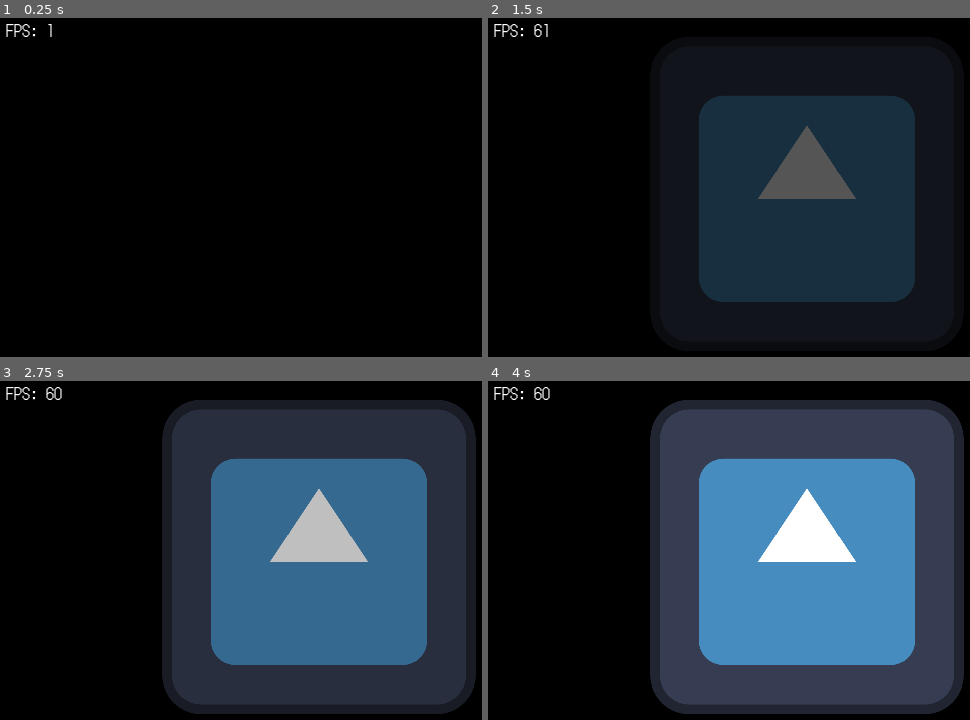
Above: before the commit, frames 1-4 (two rows, left to right).
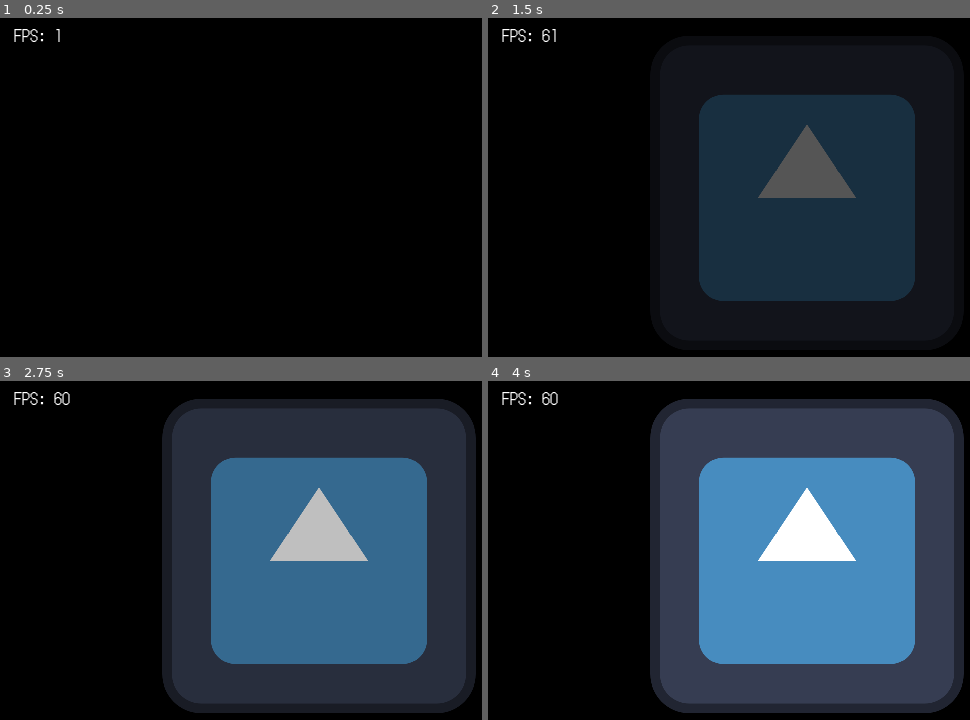
Above: after the commit, the same moments.

Repository: fitafunsoftware/project-fff
Game: Godot game, scene res://scenes/main_game.tscn
Same seed, same stepped clock (60 frames per second), same inputs: the game is played once before the commit and once after it. The engine's default icon, where the game draws it, is replaced by a stand-in: a white triangle on a blue panel in a dark square.
Inputs:
- Up to frame 1 (0.25 s): no input
- Up to frame 2 (1.5 s): tap Enter (start) at 0.5 s; hold D (dpright) 0.53-1.28 s; tap K (a) at 0.6, 1.35 s; hold Backspace (back) from 1.28 s (still down)
- Up to frame 3 (2.75 s): release Backspace (back) at 2.03 s; hold D (dpright) from 2.03 s (still down); hold Enter (start) from 2.03 s (still down); tap K (a) at 2.3 s
- Up to frame 4 (4 s): release D (dpright) at 2.78 s; release Enter (start) at 2.78 s; hold W (dpup) 2.78-3.53 s; tap K (a) at 2.85, 3.6 s; hold A (dpleft) from 3.53 s (still down)

The runs differ from the first frame. In frame 1, 0.2% of the frame differs, in the area x 1-13%, y 1-8%; in frame 2, 0.6%; in frame 3, 1.1%; in frame 4, 1.1%, in the area x 1-99%, y 1-99%.

Commit message:
Fix resize to keep game centered.

Diff:
--- a/project.godot
+++ b/project.godot
@@ -33,10 +33,10 @@
 window/size/mode=3
 window/size/resizable=false
 window/dpi/allow_hidpi=false
+window/stretch/aspect="ignore"
 
 [editor]
 
-run/main_run_args="--verbose --resolution 640x480"
 run/canvas_textures/default_texture_filter=1
 run/size/mode=0
 run/size/borderless=true
--- a/scenes/game_viewport_container.gd
+++ b/scenes/game_viewport_container.gd
@@ -17,3 +17,4 @@
 
 	set_size(BASE_SIZE*new_scale)
 	stretch_shrink = new_scale
+	set_offsets_preset(Control.PRESET_CENTER,Control.PRESET_MODE_KEEP_SIZE)
--- a/scenes/game_viewport_container.tscn
+++ b/scenes/game_viewport_container.tscn
@@ -10,8 +10,6 @@
 anchors_preset = 15
 anchor_right = 1.0
 anchor_bottom = 1.0
-offset_top = 1.0
-offset_bottom = 1.0
 grow_horizontal = 2
 grow_vertical = 2
 size_flags_horizontal = 4
--- a/scenes/main_game.tscn
+++ b/scenes/main_game.tscn
@@ -4,31 +4,36 @@
 [ext_resource type="PackedScene" uid="uid://lpturakyx3rf" path="res://scenes/fps.tscn" id="2_iotp4"]
 
 [node name="Game" type="Control"]
-custom_minimum_size = Vector2(640, 360)
 layout_mode = 3
 anchors_preset = 15
 anchor_right = 1.0
 anchor_bottom = 1.0
 grow_horizontal = 2
 grow_vertical = 2
-size_flags_horizontal = 3
-size_flags_vertical = 3
 
 [node name="ColorRect" type="ColorRect" parent="."]
-custom_minimum_size = Vector2(640, 480)
 layout_mode = 1
 anchors_preset = 15
 anchor_right = 1.0
 anchor_bottom = 1.0
 grow_horizontal = 2
 grow_vertical = 2
-color = Color(0, 0, 0, 1)
 
 [node name="GameViewportContainer" parent="." instance=ExtResource("1_va8sl")]
 layout_mode = 1
+anchors_preset = 8
+anchor_left = 0.5
+anchor_top = 0.5
+anchor_right = 0.5
+anchor_bottom = 0.5
+offset_left = -320.0
+offset_top = -180.0
+offset_right = 320.0
+offset_bottom = 180.0
 
 [node name="FPSCounter" parent="." instance=ExtResource("2_iotp4")]
-layout_mode = 1
-offset_left = 7.0
-offset_right = 55.0
+layout_mode = 2
+offset_left = 15.0
+offset_top = 10.0
+offset_right = 63.0
 offset_bottom = 37.0
